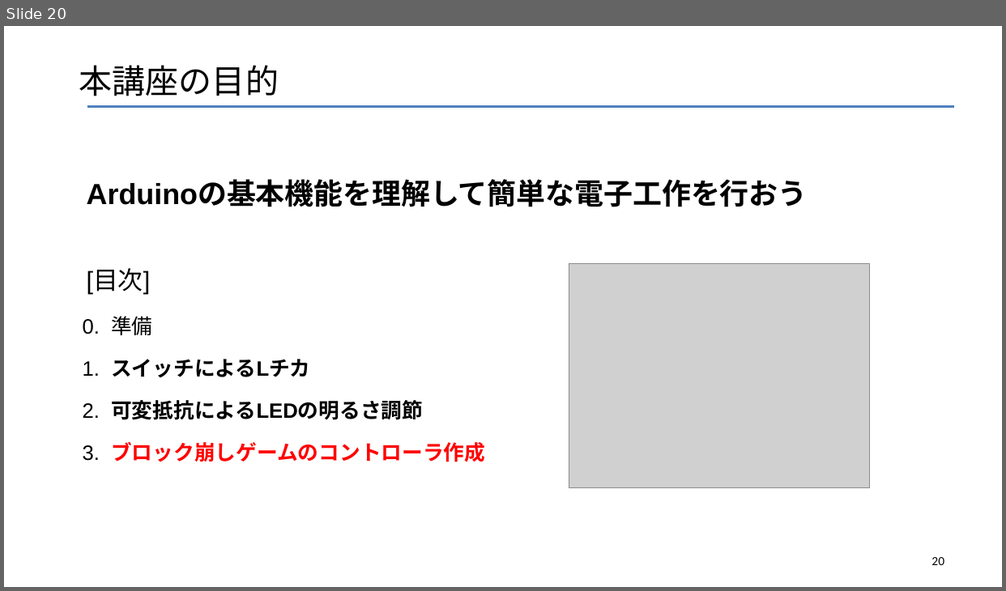
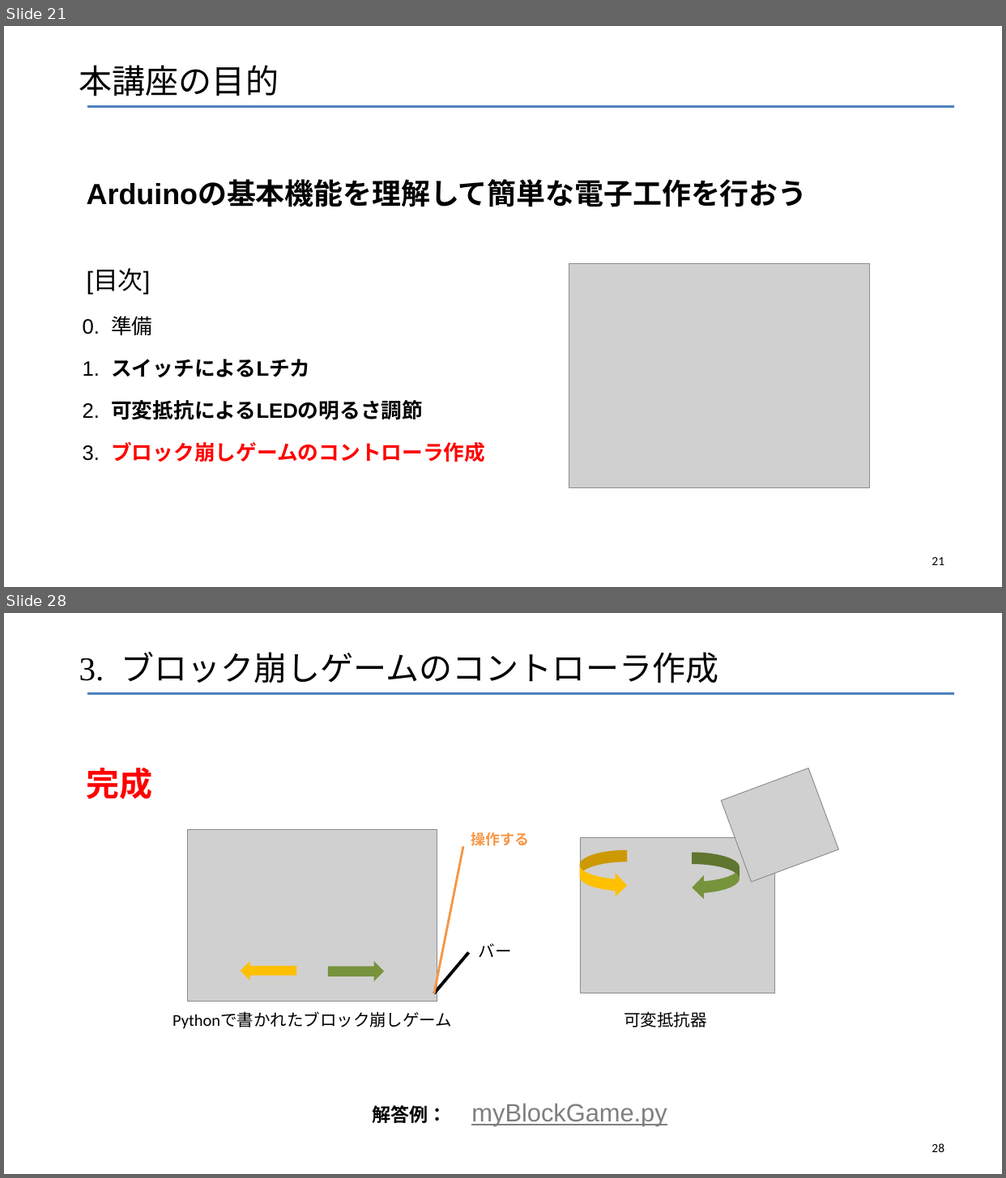
Before and after one commit to robot-cs/Tech-Education-Hub, a slide deck: Arduino-Basics/Arduino講座1.pptx. Shown one above the other, each under a label of ours: slide 20 before the commit, slides 21 and 28 after it; the slides between them are not shown. The pictures are 1006x591 and 1006x1178 pixels, drawn with LibreOffice and Linux fonts; fonts in the diff are those of the drawing; grey boxes stand for pictures. Boxes give left, top, right and bottom in pixels: in the first picture for what was removed or moved away, otherwise in the second. Text is boxed around its words. In the diff, an @@ line names an element or a change of style, - is before the commit and + after.

```diff
--- a/Arduino-Basics/Arduino講座1.pptx
+++ b/Arduino-Basics/Arduino講座1.pptx
@@ slide 28 added at box(4, 613, 1002, 1174), background #FFFFFF; not listed: 1 template element that a slide beside it also shows @@
@@ title added at box(79, 652, 718, 683), 32 pt, text #000000 @@
+3. ブロック崩しゲームのコントローラ作成
@@ text added at box(87, 768, 667, 1127), 24 pt, text #7F7F7F, underline @@
+完成
+解答例： myBlockGame.py
@@ group added at box(172, 768, 839, 1029): 4 texts, 3 pictures, 2 lines, 2 right arrows, 1 curved left arrow, 1 curved right arrow @@
+可変抵抗器
+Pythonで書かれたブロック崩しゲーム
+バー
+  操作する
@@ page number added at box(931, 1144, 944, 1152), 12 pt, text #000000 @@
+28
@@ what was slide 20 is now slide 21 @@
@@ page number at box(931, 557, 944, 565): text changed @@
-20
+21
```
Also in this commit, not shown: 10 slides changed, 5 other slides added.
